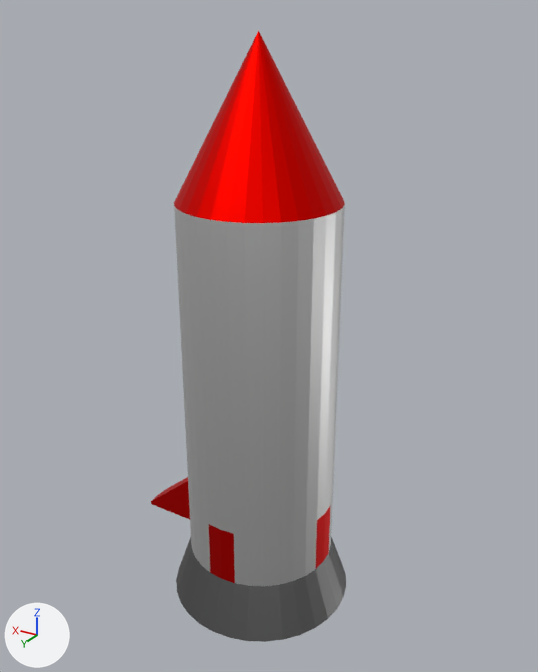
The glTF model Assets/rocket.glb: old version first, new version second.
Rendered twice from a 50 mm camera at (-1.94, 3.14, 3.38) aimed at (-0.03, -0.04, 1.79). Every picture has the same lights, and +X, +Y and +Z are marked at lower left. Where no turn or scale is listed for an object, it has been applied to the vertices. Vertices at the same position are counted once.

Script lines for the objects in view, before the commit:
```python
me_cylinder = bpy.data.meshes.new('Cylinder')
me_cylinder.from_pydata(...)  # 205 vertices, 406 faces; spans x -0.53..0.79, y -0.79..0.53, z -1.62..1.53
# faces by material slot: [72, 112, 94, 128]
me_cylinder.materials.append(mat_red)  # red #e70600
me_cylinder.materials.append(mat_body)  # white #e7e7e7
me_cylinder.materials.append(mat_black)  # black #000000
me_cylinder.materials.append(mat_grey)  # grey #7c7c7c
ob_cylinder = bpy.data.objects.new('Cylinder', me_cylinder)
ob_cylinder.location = (0.0, 0.0, 1.786)
```
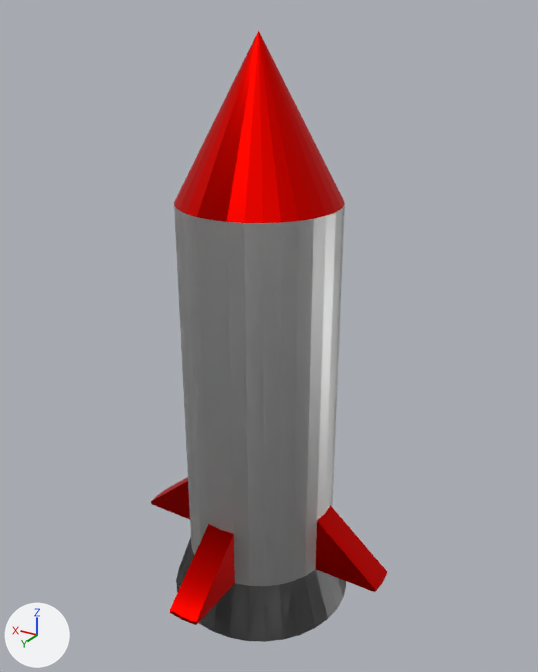
Commit message: Rocket version 2

The change in detail:
me_cylinder is used by ob_cylinder; location (0.0, 0.0, 1.786).
me_cylinder had 205 vertices, 406 faces and spanned x -0.53..0.79, y -0.79..0.53, z -1.62..1.53.
me_cylinder now has 227 vertices, 850 faces and spans x -0.79..0.79, y -0.79..0.79, z -1.62..1.53.
Part 1, on me_cylinder:
22 vertices are added at x -0.79..0.39, y -0.42..0.79, z -1.44..-0.98.
120 new faces join them, mat_red (red #e70600).
124 new faces join them, mat_body (white #e7e7e7).
72 new faces join them, mat_black (black #000000).
128 new faces join them, mat_grey (grey #7c7c7c).

Location of each change, (x1, y1, x2, y2) in pixels of the pictures (538 x 672 px):
'Cylinder', reshaped (21% wider): before (151, 30, 346, 642); after (151, 30, 387, 642)
part 1 of me_cylinder, added: after (151, 205, 387, 642)
